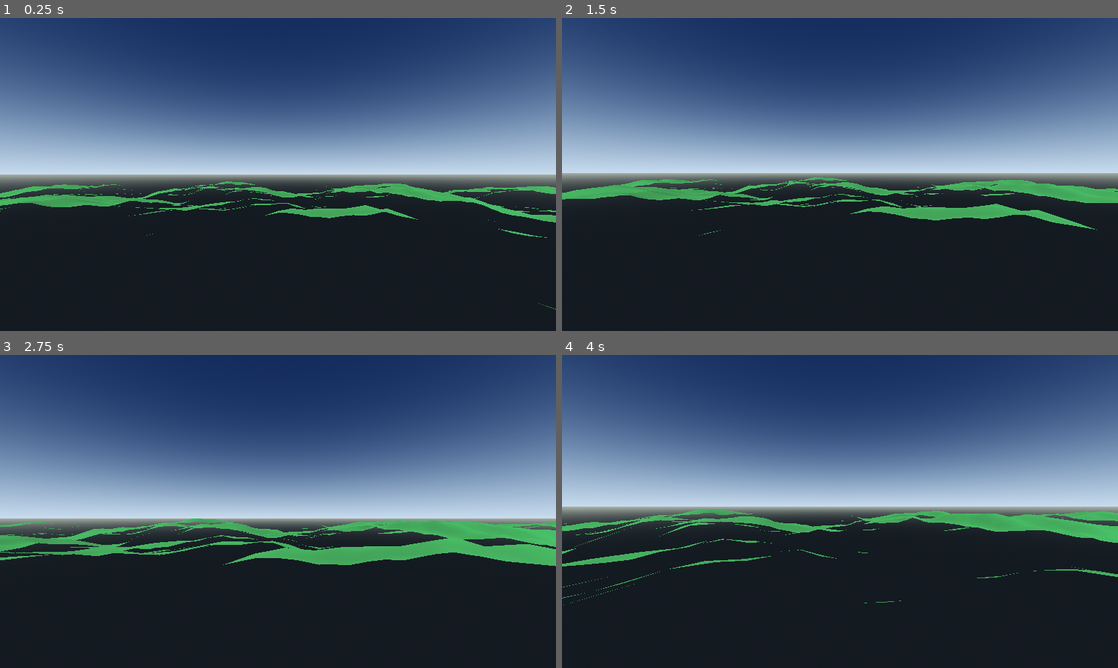
Above: before the commit, frames 1-4 (two rows, left to right).
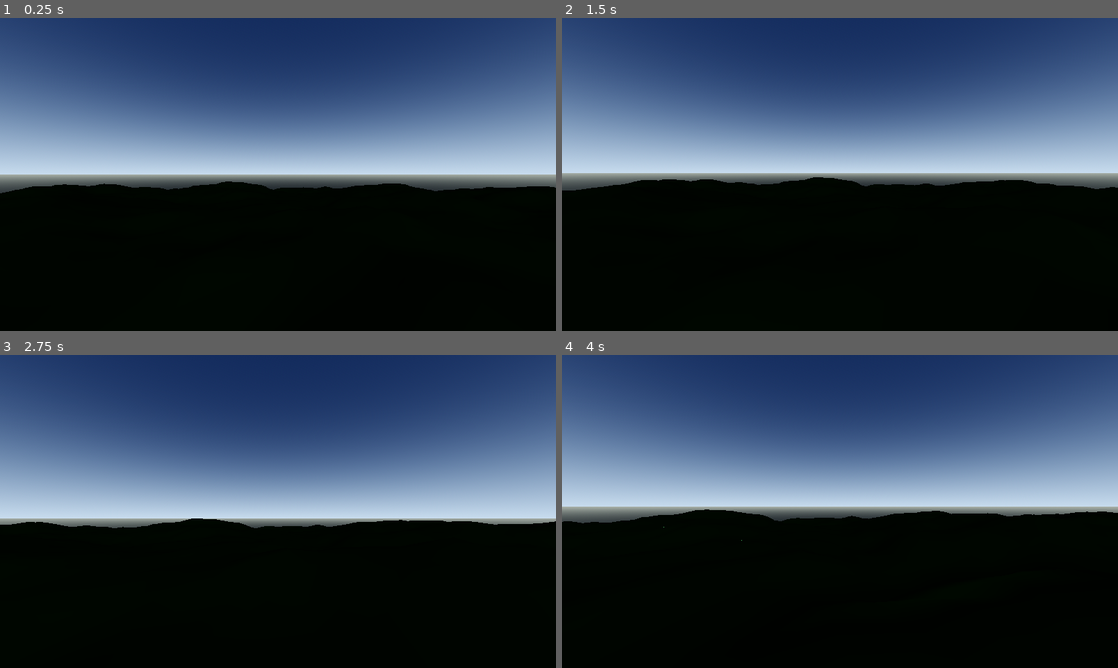
Above: after the commit, the same moments.

Repository: kansation/Space-Exploring-Game
Game: Godot game, scene res://scenes/procedural_terrain.tscn
The game is run twice, just before and just after one commit, with the same random seed, the same clock (stepped at 60 frames per second) and the same inputs.
Inputs (mouse positions are in pixels of both pictures, inside the frame that each line leads up to):
- Up to frame 1 (0.25 s): no input
- Up to frame 2 (1.5 s): tap Enter at 0.5 s; move the mouse to (867, 174) at 0.52 s; hold W (move_forward) from 0.53 s (still down); click (867, 174) at 0.67 s; tap Space (jump) at 0.77 s; move the mouse to (812, 174) at 1.27 s
- Up to frame 3 (2.75 s): keep holding W (move_forward); tap Space (jump) at 1.52 s; move the mouse to (289, 505) at 2.02 s
- Up to frame 4 (4 s): keep holding W (move_forward); move the mouse to (834, 517) at 2.77 s; click (834, 517) at 2.92 s; tap Space (jump) at 3.02, 3.77 s; move the mouse to (878, 514) at 3.52 s

The runs differ from the first frame. In frame 1, 46% of the frame differs, in the area x 0-100%, y 52-100%; in frame 2, 47%; in frame 3, 46%; in frame 4, 49%, in the area x 0-100%, y 49-100%.

Commit message:
Keep procedural terrain faces visible

Diff:
--- a/game/scenes/procedural_terrain.tscn
+++ b/game/scenes/procedural_terrain.tscn
@@ -23,6 +23,7 @@
 [sub_resource type="StandardMaterial3D" id="Material_terrain"]
 albedo_color = Color(0.12, 0.38, 0.16, 1)
 roughness = 1.0
+cull_mode = 2
 
 [node name="ProceduralTerrain" type="Node3D"]
 script = ExtResource("1_terrain")
